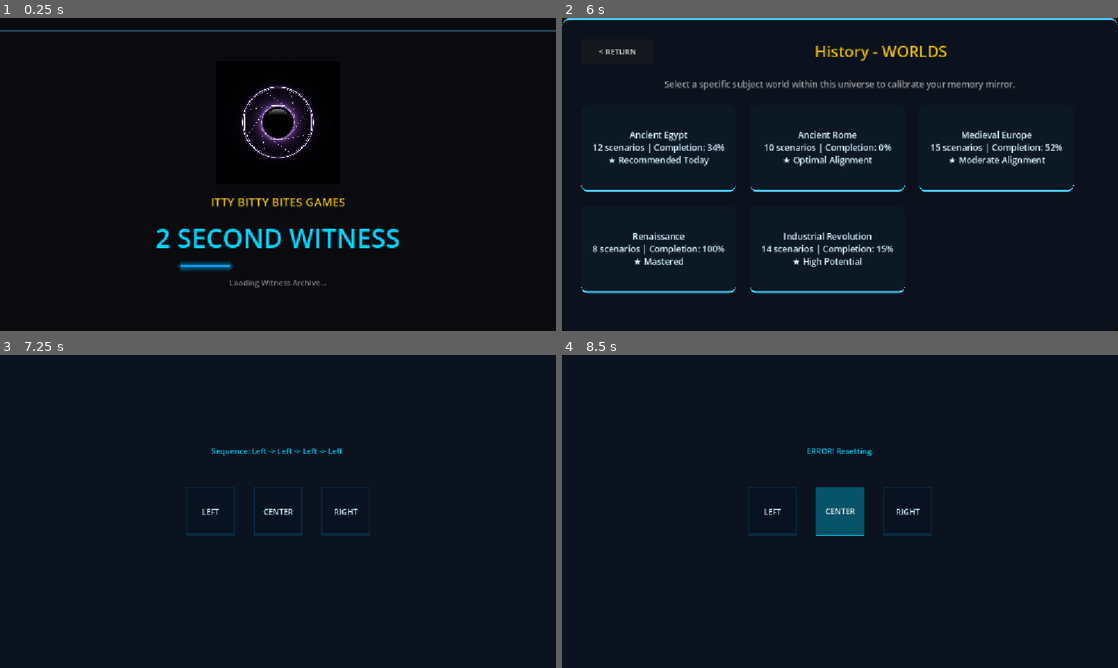
Above: before the commit, frames 1-4 (two rows, left to right).
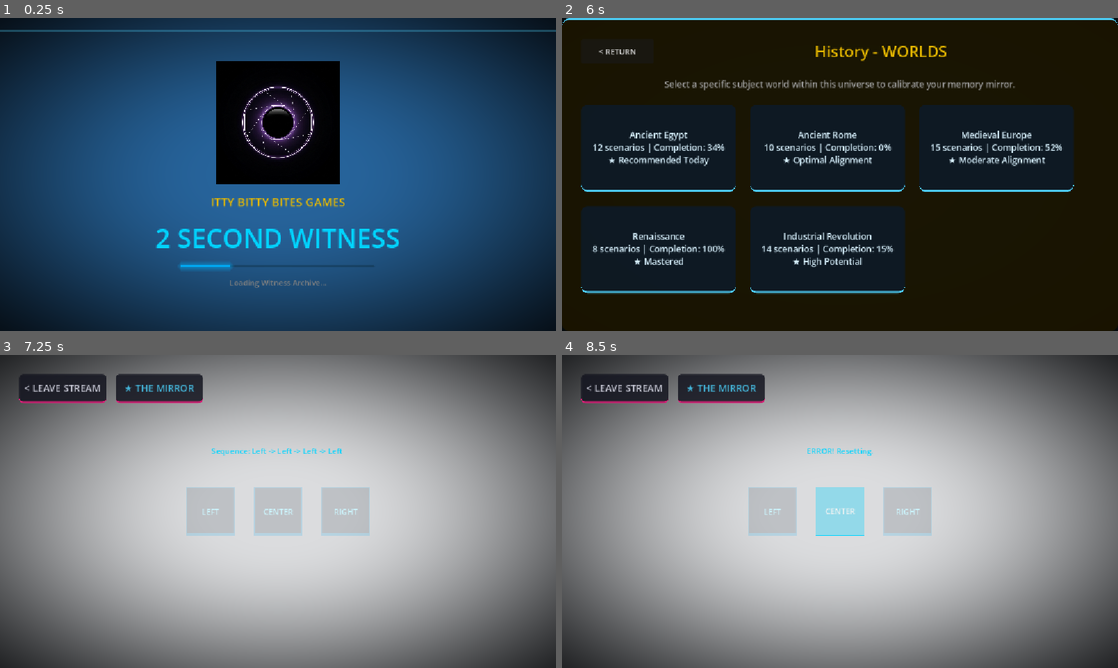
Above: after the commit, the same moments.

Repository: ITTYBITTYBITES/2-second-witness-mobile
Game: Godot game, scene res://MainShell.tscn
Two runs of this game, one before a commit and one after it. Both use one fixed random seed, a clock stepped at 60 frames per second and the inputs below.
Inputs (mouse positions are in pixels of both pictures, inside the frame that each line leads up to):
- Up to frame 1 (0.25 s): no input
- Up to frame 2 (6 s): tap Enter at 0.5 s; move the mouse to (962, 158) at 0.52 s; click (962, 158) at 0.67 s; move the mouse to (728, 190) at 1.27 s; click (728, 190) at 1.42 s; click "★ DIRECTOR'S PASS" at 2 s; click "BEGIN" at 2.75 s; click "BEGIN" at 3.5 s; click "CONTINUE FREE" at 4.25 s; click "DISCOVER" at 5 s; click "History (OWNED) Explore civil…" at 5.75 s
- Up to frame 3 (7.25 s): click "Ancient Egypt 12 scenarios | …" at 6.5 s
- Up to frame 4 (8.5 s): click "LEFT" at 7.25 s; click "CENTER" at 8 s

The runs differ from the first frame. In frame 1, 88% of the frame differs, in the area x 0-100%, y 0-100%; in frame 2, 58%; in frame 3, 98%; in frame 4, 98%.

Commit message:
UI/UX & System Audit: Tunnel Layer Reconciliation & Fix across all universes, worlds, and scenarios

Diff:
--- a/app/scripts/TunnelController.gd
+++ b/app/scripts/TunnelController.gd
@@ -6,13 +6,26 @@
 
 var _is_slingshotting: bool = false
 var _slingshot_timer: float = 0.0
+var _base_animation_tween: Tween = null
+var _persistent_flow_time: float = 0.0
 
 func _ready():
 	print("TunnelController initialized. Hybrid Architecture Active.")
 	ThemeManager.theme_applied.connect(_on_theme_applied)
 	NavigationEngine.transition_sequence_started.connect(_on_transition_started)
+	_initialize_independent_tunnel_animation()
+
+func _initialize_independent_tunnel_animation():
+	print("[TUNNEL CORE] Initializing independent global tunnel animation loop.")
+	if _base_animation_tween and _base_animation_tween.is_valid():
+		_base_animation_tween.kill()
+	_base_animation_tween = create_tween().set_loops().set_parallel(true)
+	geometry_pool.position.z = 0.0
+	_base_animation_tween.tween_property(geometry_pool, "position:z", -2.0, 4.0).set_trans(Tween.TRANS_SINE).set_ease(Tween.EASE_IN_OUT)
+	_base_animation_tween.tween_property(geometry_pool, "position:z", 0.0, 4.0).set_trans(Tween.TRANS_SINE).set_ease(Tween.EASE_IN_OUT).set_delay(4.0)
 
 func _process(delta):
+	_persistent_flow_time += delta
 	if _is_slingshotting:
 		_slingshot_timer -= delta
 		if _slingshot_timer <= 0.0:
@@ -33,6 +46,12 @@
 			var current_speed = 1.0 + (t * 1.0)
 			geometry_pool.active_speed_multiplier = current_speed
 			shader_field._material.set_shader_parameter("flow_speed", current_speed)
+	else:
+		# Enforce static background baseline flow speed to guarantee persistent animated framing
+		if geometry_pool.active_speed_multiplier != 1.0:
+			geometry_pool.active_speed_multiplier = 1.0
+		if shader_field._material and shader_field._material.get_shader_parameter("flow_speed") != 1.0:
+			shader_field._material.set_shader_parameter("flow_speed", 1.0)
 
 func trigger_slingshot():
 	print("[TUNNEL CORE] SLINGSHOT INITIATED! 200% Velocity Impulse.")
--- a/app/scripts/ui/StyleInjector.gd
+++ b/app/scripts/ui/StyleInjector.gd
@@ -51,6 +51,7 @@
 
 static func _style_background(rect: ColorRect, palette: Dictionary):
 	var bg = palette.get("bg", Color(0, 0, 0))
+	bg.a = 0.15 # Ensure persistent animated TunnelLayer remains visible as outermost frame
 	rect.color = bg
 
 static func _style_label(lbl: Label, palette: Dictionary):
--- a/app/scripts/ui/screens/BootScreen.gd
+++ b/app/scripts/ui/screens/BootScreen.gd
@@ -22,6 +22,10 @@
 	print("========================================")
 	if status_label: status_label.text = "Preparing Observation..."
 	if progress_bar: progress_bar.value = 10
+
+	var bg = get_node_or_null("ColorRect")
+	if bg and bg is ColorRect:
+		bg.color.a = 0.15 # Ensure persistent animated TunnelLayer remains visible as outermost frame behind boot sequence
 
 	var moods = [
 		Color("#00D4FF"), # Cyan (Analytical)
--- a/app/scripts/ui/screens/MonetizationGate.gd
+++ b/app/scripts/ui/screens/MonetizationGate.gd
@@ -50,7 +50,15 @@
 				var bg = get_node_or_null("ColorRect")
 				if bg and bg is ColorRect:
 					bg.color = def["palette"]["bg"]
+					bg.color.a = 0.15 # Preserve persistent animated TunnelLayer outer frame visibility
 					print("[THEME INTEGRATION] Applied universe background color to MonetizationGate: ", bg.color)
+
+				var panel = get_node_or_null("PanelContainer")
+				if panel and panel.has_theme_stylebox_override("panel"):
+					var sb = panel.get_theme_stylebox("panel").duplicate()
+					sb.bg_color = def["palette"]["bg"]
+					sb.bg_color.a = 0.95
+					panel.add_theme_stylebox_override("panel", sb)
 
 				if title_label:
 					title_label.add_theme_color_override("font_color", def["palette"]["primary"])
--- a/app/scripts/ui/screens/PlayerProfileScreen.gd
+++ b/app/scripts/ui/screens/PlayerProfileScreen.gd
@@ -56,7 +56,15 @@
 				var bg = get_node_or_null("VoidBG")
 				if bg and bg is ColorRect:
 					bg.color = def["palette"]["bg"]
+					bg.color.a = 0.15 # Preserve persistent animated TunnelLayer outer frame visibility
 					print("[THEME INTEGRATION] Applied universe background color to PlayerProfileScreen: ", bg.color)
+
+				var panel = get_node_or_null("PanelContainer")
+				if panel and panel.has_theme_stylebox_override("panel"):
+					var sb = panel.get_theme_stylebox("panel").duplicate()
+					sb.bg_color = def["palette"]["bg"]
+					sb.bg_color.a = 0.95
+					panel.add_theme_stylebox_override("panel", sb)
 
 				var title_label = get_node_or_null("PanelContainer/MarginContainer/ScrollContainer/VBoxContainer/Header/Title")
 				if title_label:
--- a/app/scripts/ui/screens/SettingsScreen.gd
+++ b/app/scripts/ui/screens/SettingsScreen.gd
@@ -61,7 +61,15 @@
 				var bg = get_node_or_null("ColorRect")
 				if bg and bg is ColorRect:
 					bg.color = def["palette"]["bg"]
+					bg.color.a = 0.15 # Preserve persistent animated TunnelLayer outer frame visibility
 					print("[THEME INTEGRATION] Applied universe background color to SettingsScreen: ", bg.color)
+
+				var panel = get_node_or_null("PanelContainer")
+				if panel and panel.has_theme_stylebox_override("panel"):
+					var sb = panel.get_theme_stylebox("panel").duplicate()
+					sb.bg_color = def["palette"]["bg"]
+					sb.bg_color.a = 0.95
+					panel.add_theme_stylebox_override("panel", sb)
 
 				var title_label = get_node_or_null("PanelContainer/MarginContainer/VBoxContainer/Title")
 				if title_label:
--- a/app/scripts/ui/screens/WebDemoEndScreen.gd
+++ b/app/scripts/ui/screens/WebDemoEndScreen.gd
@@ -9,6 +9,10 @@
 func _ready():
 	print("[WEB DEMO] End Screen Active. Funneling user to conversions.")
 
+	var bg = get_node_or_null("ColorRect")
+	if bg and bg is ColorRect:
+		bg.color.a = 0.15 # Ensure persistent animated TunnelLayer remains visible as outermost frame
+
 	btn_google_play.pressed.connect(func(): OS.shell_open(GOOGLE_PLAY_URL))
 	btn_website.pressed.connect(func(): OS.shell_open(WEBSITE_URL))
 
--- a/app/scripts/ui/screens/WeeklyFeaturedScreen.gd
+++ b/app/scripts/ui/screens/WeeklyFeaturedScreen.gd
@@ -72,7 +72,15 @@
 				var bg = get_node_or_null("ColorRect") if get_node_or_null("ColorRect") else get_node_or_null("VoidBG")
 				if bg and bg is ColorRect:
 					bg.color = def["palette"]["bg"]
+					bg.color.a = 0.15 # Preserve persistent animated TunnelLayer outer frame visibility
 					print("[THEME INTEGRATION] Applied universe background color: ", bg.color)
+
+				var panel = get_node_or_null("PanelContainer")
+				if panel and panel.has_theme_stylebox_override("panel"):
+					var sb = panel.get_theme_stylebox("panel").duplicate()
+					sb.bg_color = def["palette"]["bg"]
+					sb.bg_color.a = 0.95
+					panel.add_theme_stylebox_override("panel", sb)
 
 				if not u_reg: local_reg.free()
 			file.close()
--- a/app/scripts/ui/screens/WorldSelectScreen.gd
+++ b/app/scripts/ui/screens/WorldSelectScreen.gd
@@ -61,7 +61,15 @@
 				var bg = get_node_or_null("ColorRect") if get_node_or_null("ColorRect") else get_node_or_null("VoidBG")
 				if bg and bg is ColorRect:
 					bg.color = def["palette"]["bg"]
+					bg.color.a = 0.15 # Preserve persistent animated TunnelLayer outer frame visibility
 					print("[THEME INTEGRATION] Applied universe background color: ", bg.color)
+
+				var panel = get_node_or_null("PanelContainer")
+				if panel and panel.has_theme_stylebox_override("panel"):
+					var sb = panel.get_theme_stylebox("panel").duplicate()
+					sb.bg_color = def["palette"]["bg"]
+					sb.bg_color.a = 0.95
+					panel.add_theme_stylebox_override("panel", sb)
 
 				if title_label:
 					title_label.add_theme_color_override("font_color", def["palette"]["primary"])
Not shown, changed: PRODUCTION_READINESS_REPORT.md
